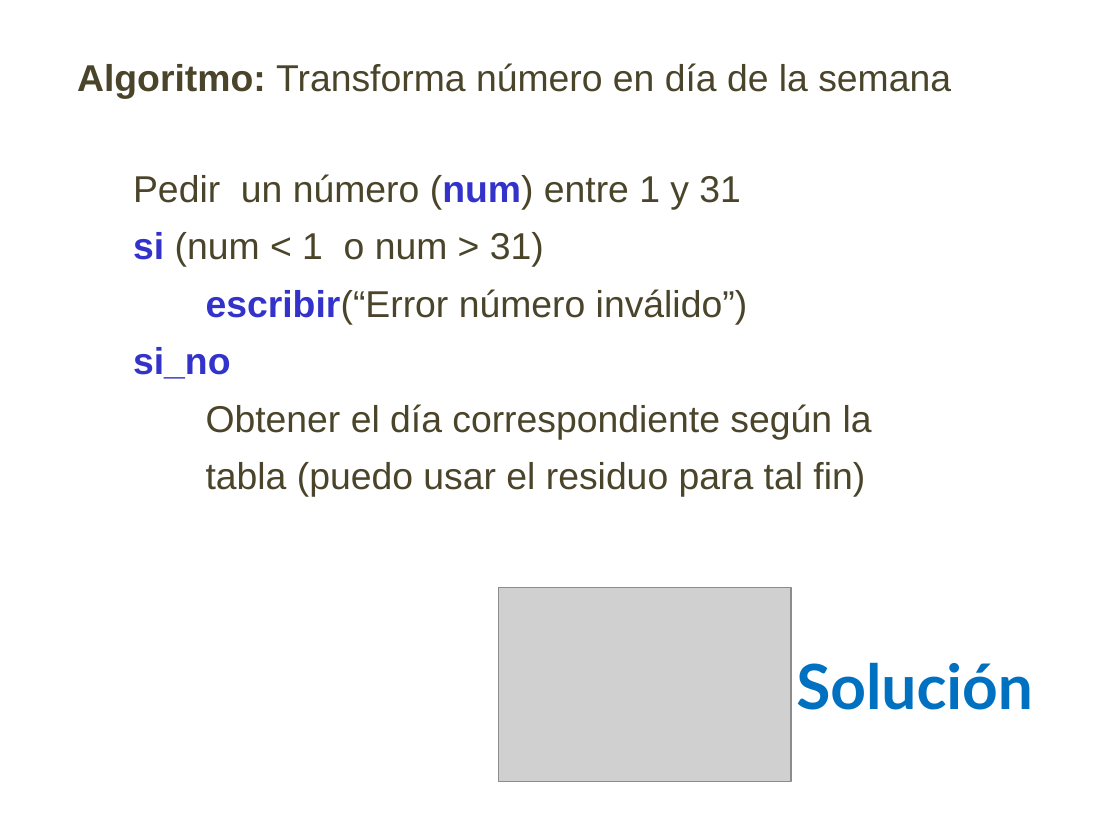
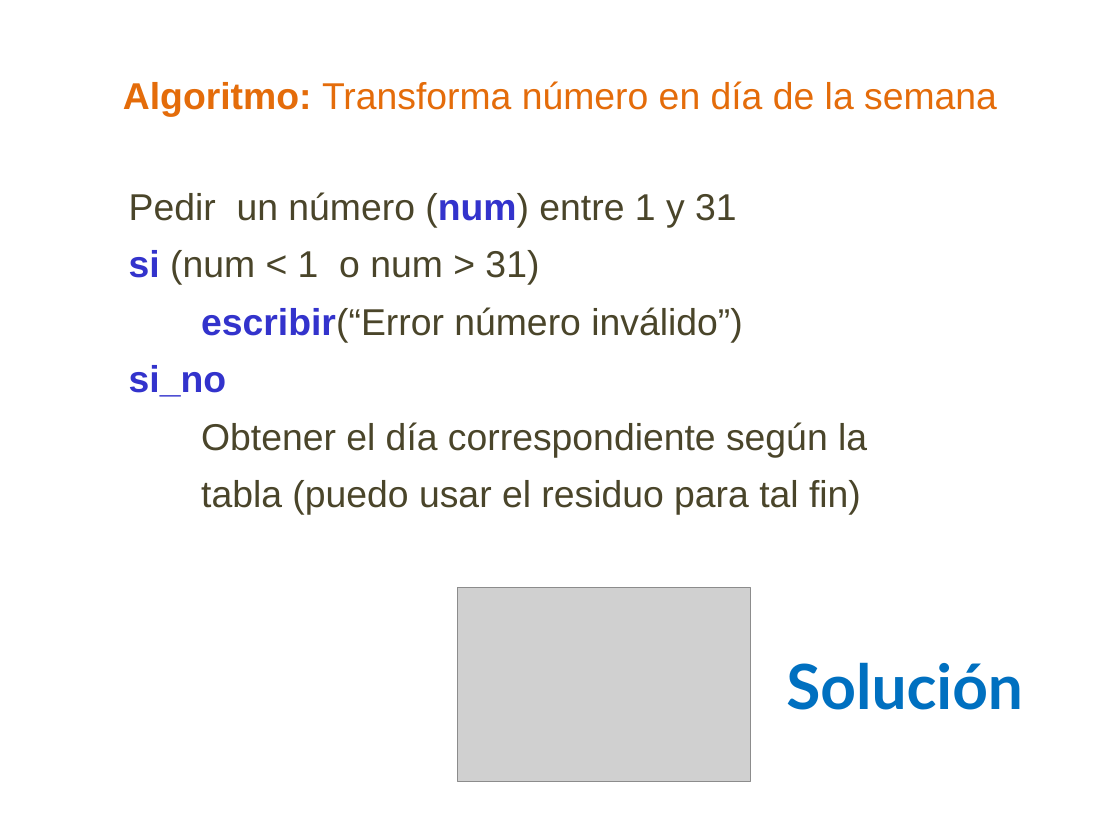
Before and after one commit to lizetheP/Tecnologias, a slide deck: slide 6 of Calendario/Presentaciones/5_2_Condicionales_Anidadas.pptx. Drawn at 1120x840 pixels with LibreOffice and Linux fonts; fonts in the diff are those of the drawing; grey boxes stand for pictures. Boxes give left, top, right and bottom in pixels: in the first picture for what was removed or moved away, otherwise in the second. Text is boxed around its words. In the diff, an @@ line names an element or a change of style, - is before the commit and + after.

```diff
--- a/Calendario/Presentaciones/5_2_Condicionales_Anidadas.pptx
+++ b/Calendario/Presentaciones/5_2_Condicionales_Anidadas.pptx
@@ text "Algoritmo: Transforma número en día ..." moved from (x1=77, y1=63, x2=951, y2=497) to (x1=123, y1=81, x2=997, y2=515) @@
@@ text at (x1=123, y1=81, x2=997, y2=117): text colour #4A452A to #E46C0A in "Algoritmo: Transforma número en día de la ..."; alignment left to centre @@
@@ picture moved from (x1=498, y1=588, x2=791, y2=782) to (x1=457, y1=588, x2=749, y2=782) @@
@@ text "Solución" moved from (x1=796, y1=662, x2=1033, y2=710) to (x1=786, y1=662, x2=1023, y2=710) @@
```
Also in this commit, not shown: 1 other slide changed, 1 other file.
